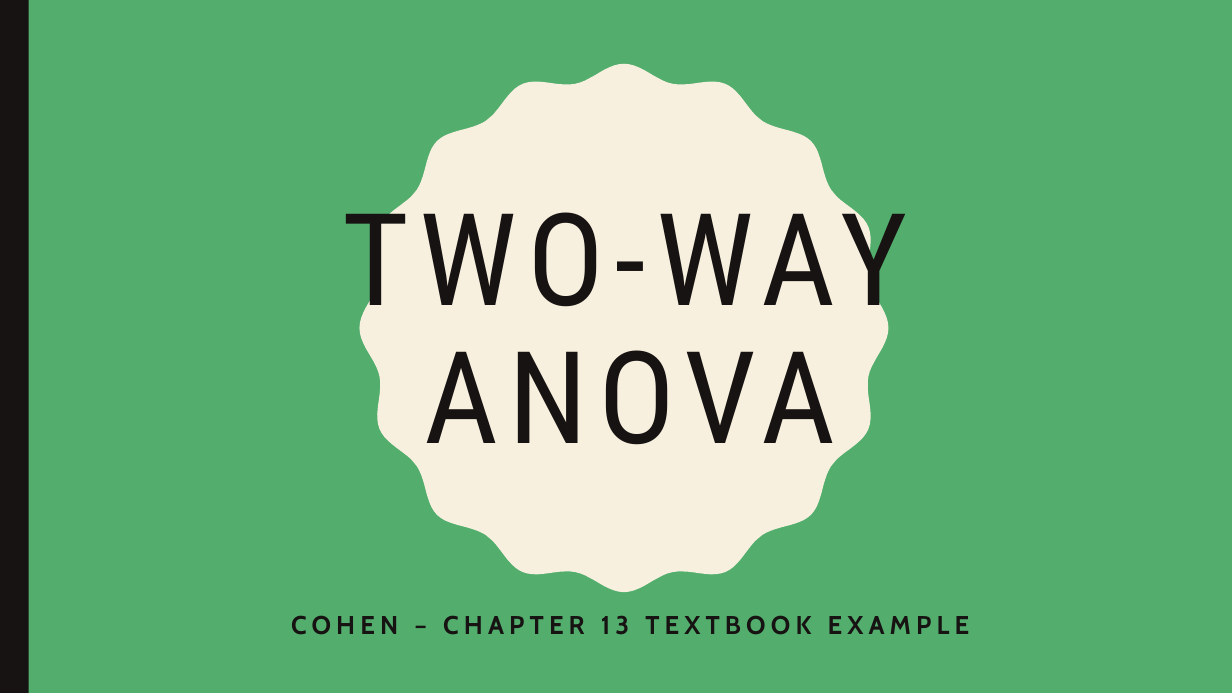
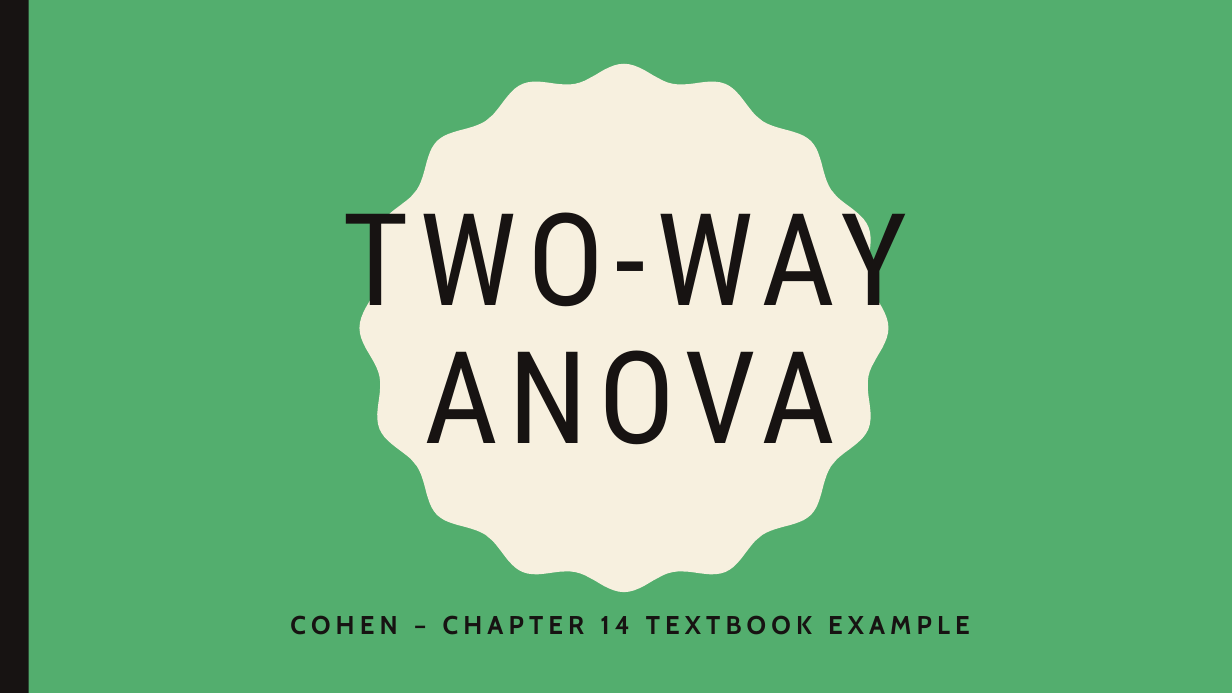
Before and after one commit to CEHS-research/PSY-6600_public, a slide deck: slide 1 of slides/Ch14_factorialExample.pptx. Drawn at 1232x693 pixels with LibreOffice and Linux fonts; fonts in the diff are those of the drawing. Boxes give left, top, right and bottom in pixels: in the first picture for what was removed or moved away, otherwise in the second. Text is boxed around its words. In the diff, an @@ line names an element or a change of style, - is before the commit and + after.

```diff
--- a/slides/Ch14_factorialExample.pptx
+++ b/slides/Ch14_factorialExample.pptx
@@ subtitle at [290, 615, 970, 635]: text changed @@
-COHEN – CHAPTER 13 TEXTBOOK EXAMPLE
+COHEN – CHAPTER 14 TEXTBOOK EXAMPLE
```
Also in this commit, not shown: 2 other slides changed, 1 other file.
